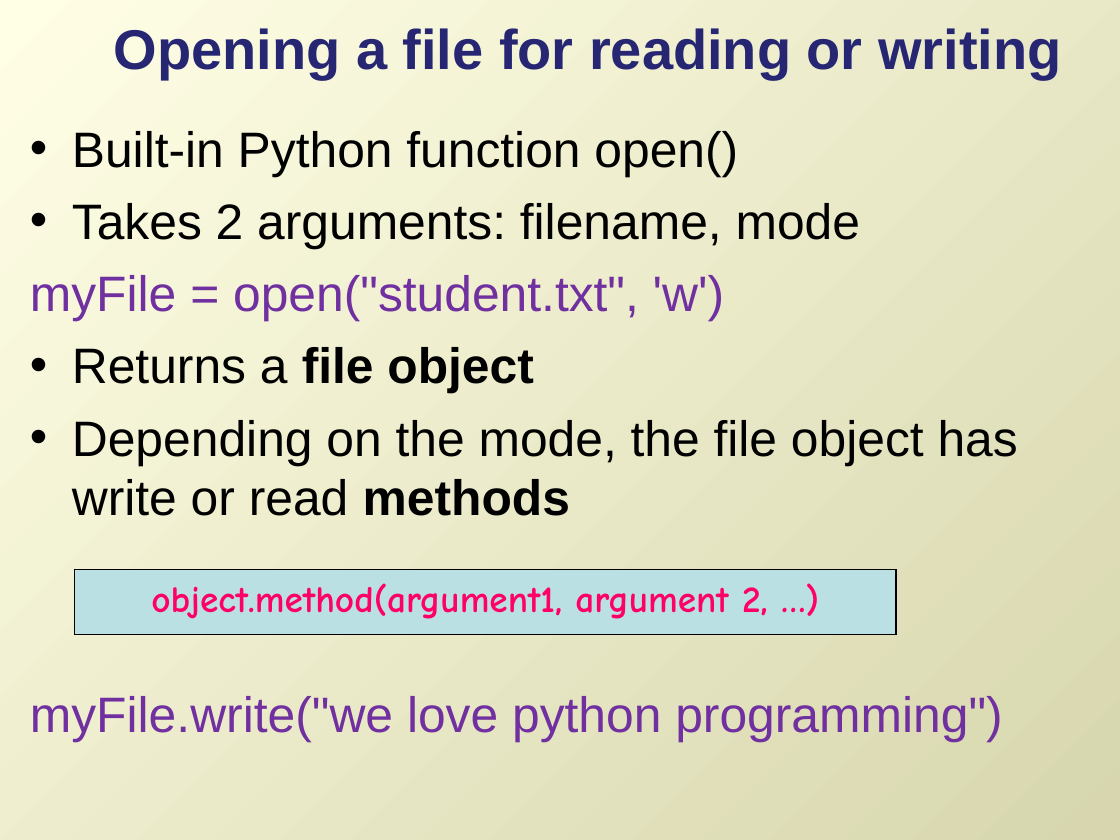
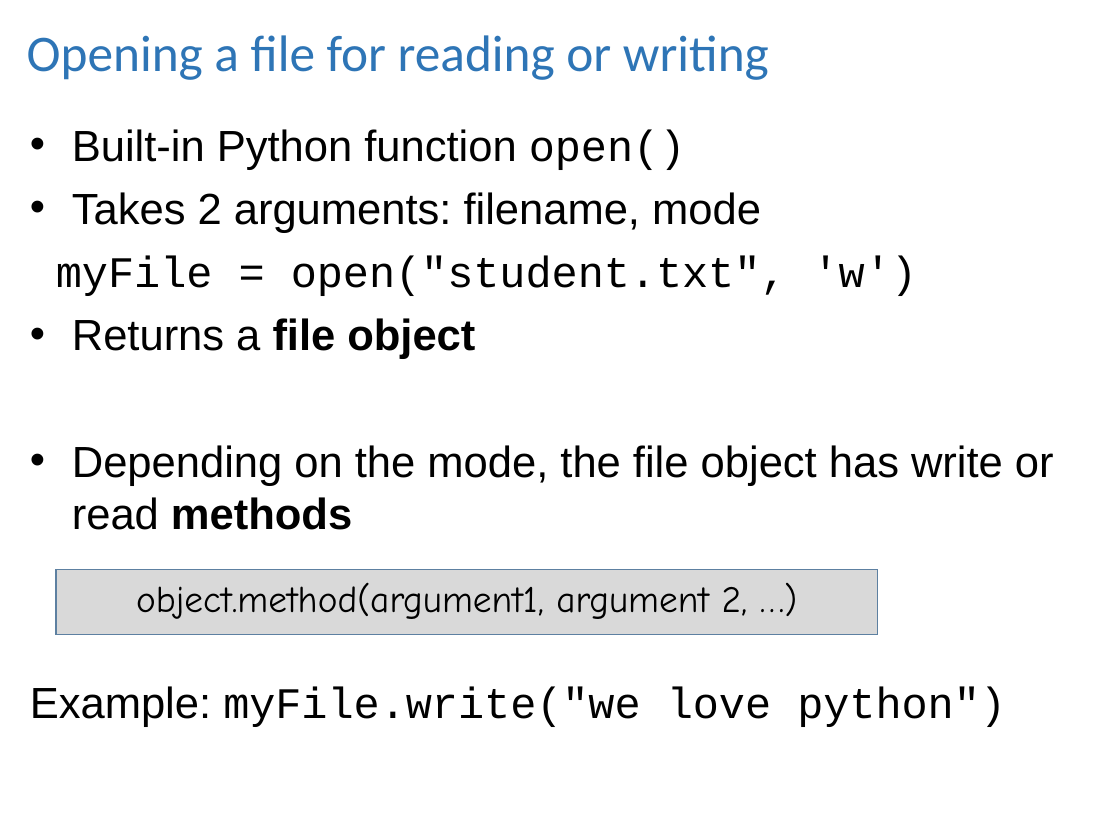
Before and after one commit to lgtateos/gis540, a slide deck: slide 8 of slides/fileIO.ppt (slide 9 before the commit). Drawn at 1120x840 pixels with LibreOffice and Linux fonts; fonts in the diff are those of the drawing. Boxes give left, top, right and bottom in pixels: in the first picture for what was removed or moved away, otherwise in the second. Text is boxed around its words. In the diff, an @@ line names an element or a change of style, - is before the commit and + after.

```diff
--- a/slides/fileIO.ppt
+++ b/slides/fileIO.ppt
@@ background gradient #FFFFE6 to #D7D6AE to #FFFFFF @@
@@ title "Opening a file for reading ...": place and size @@
-title "Opening a file for reading ..." at (114,28,1061,78)
+title "Opening a file for reading ..." at (27,35,769,80)
@@ title "Opening a file for reading ..." at (27,35,769,80): size 36 to 33 pt, font Arial to Calibri, text colour #262673 to #2E75B6, bold off @@
@@ text at (56,129,1054,530): size 32 to 28 pt in "Built-in Python function open()", "Takes 2 arguments: filename, mode", "myFile = open("student.txt", 'w')", "Returns a file object" and 1 more places; font Arial to Courier New in "open()", "myFile = open("student.txt", 'w')"; text colour #7030A0 to #000000 in "myFile = open("student.txt", 'w')"; less space between paragraphs @@
@@ rectangle "object.method(argument1, argument 2, …)": place and size @@
-rectangle "object.method(argument1, argument 2, …)" at (75,569,896,634)
+rectangle "object.method(argument1, argument 2, …)" at (56,569,877,634)
@@ rectangle "object.method(argument1, argument 2, …)" at (56,569,877,634): text colour #FF0066 to #000000, bold off; fill #BBE0E3 to #D9D9D9; outline #000000 0.74 pt to #5D80A1 0.74 pt @@
@@ text at (30,686,1006,727): text changed; size 32 to 28 pt; font Arial to Courier New; text colour #7030A0 to #000000 @@
-myFile.write("we love python programming")
+Example: myFile.write("we love python")
```
Also in this commit, not shown: 23 other slides changed, 13 slides added, 3 slides removed.
